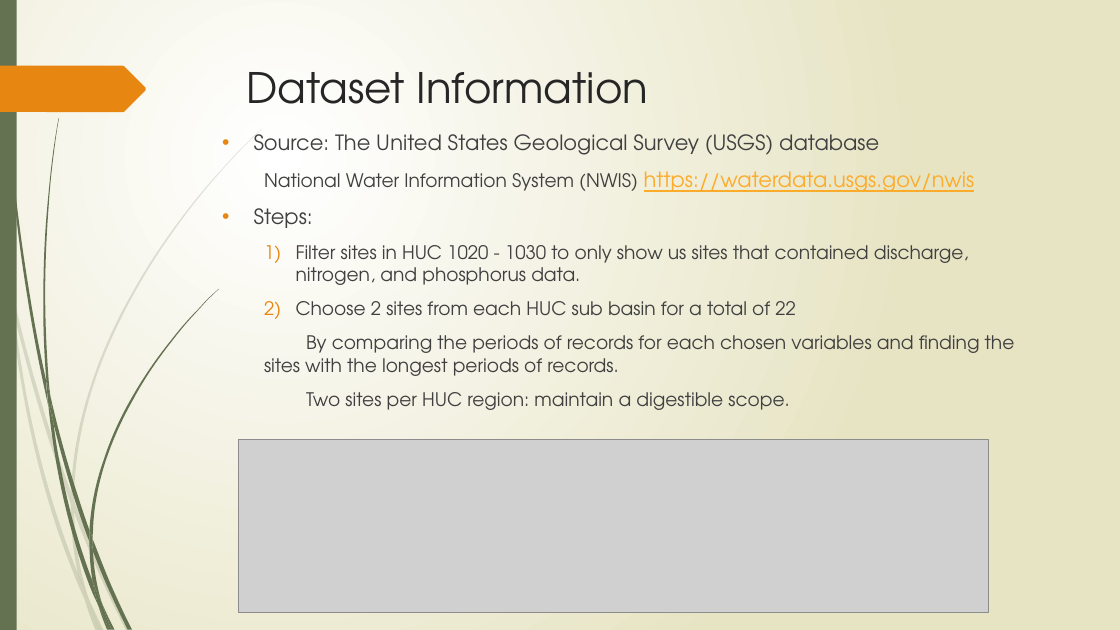
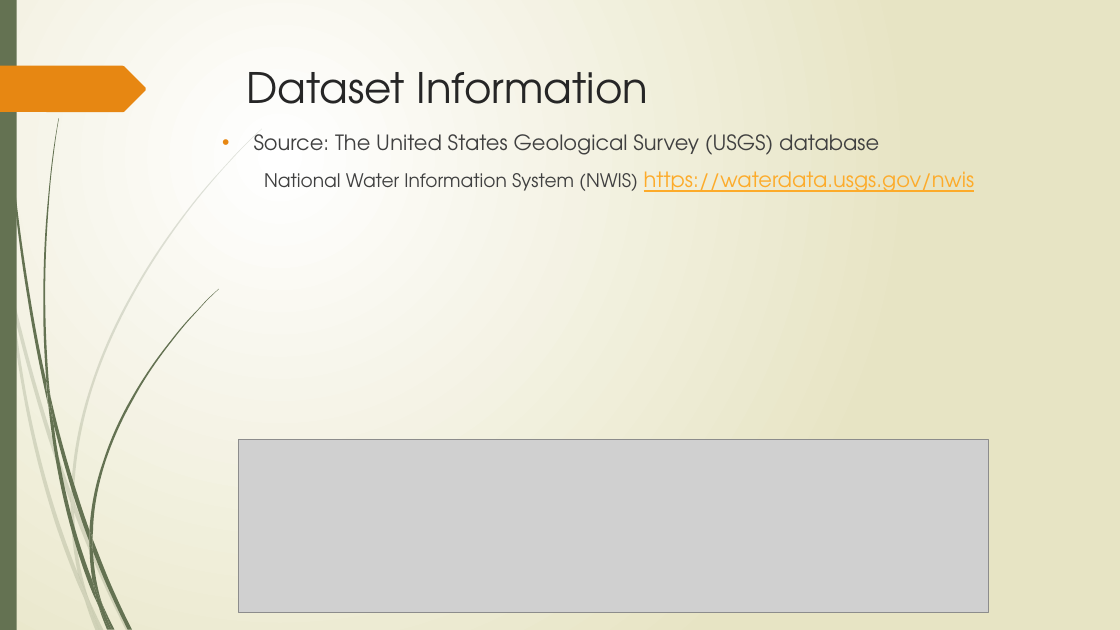
Before and after one commit to forkhala/Hydrologic_Data_Analysis_Final_Proj, a slide deck: slide 5 of TeamDocs/Examining the Hydrologic Properties of the Missouri River.pptx. Drawn at 1120x630 pixels with LibreOffice and Linux fonts; fonts in the diff are those of the drawing; grey boxes stand for pictures. Boxes give left, top, right and bottom in pixels: in the first picture for what was removed or moved away, otherwise in the second. Text is boxed around its words. In the diff, an @@ line names an element or a change of style, - is before the commit and + after.

```diff
--- a/TeamDocs/Examining the Hydrologic Properties of the Missouri River.pptx
+++ b/TeamDocs/Examining the Hydrologic Properties of the Missouri River.pptx
@@ text at (x1=254, y1=208, x2=1015, y2=410): paragraphs removed @@
-• Steps:
-  1) Filter sites in HUC 1020 - 1030 to only show us sites that contained discharge, nitrogen, and phosphorus data.
-  2) Choose 2 sites from each HUC sub basin for a total of 22
-  By comparing the periods of records for each chosen variables and finding the sites with the longest periods of records.
-  Two sites per HUC region: maintain a digestible scope.
```
Also in this commit, not shown: 5 other slides changed.
